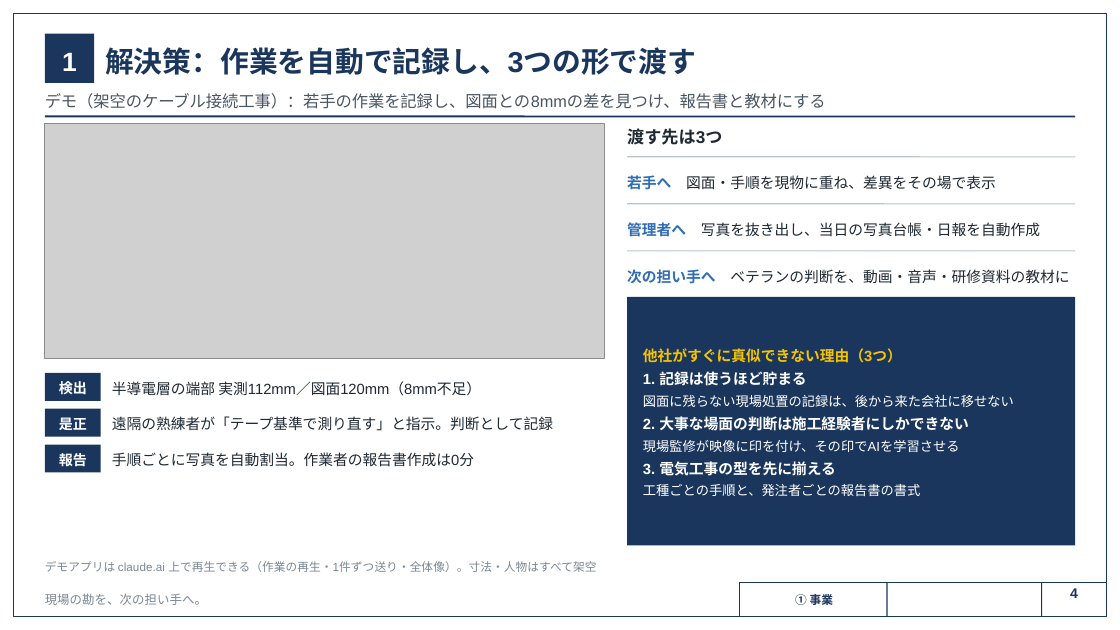
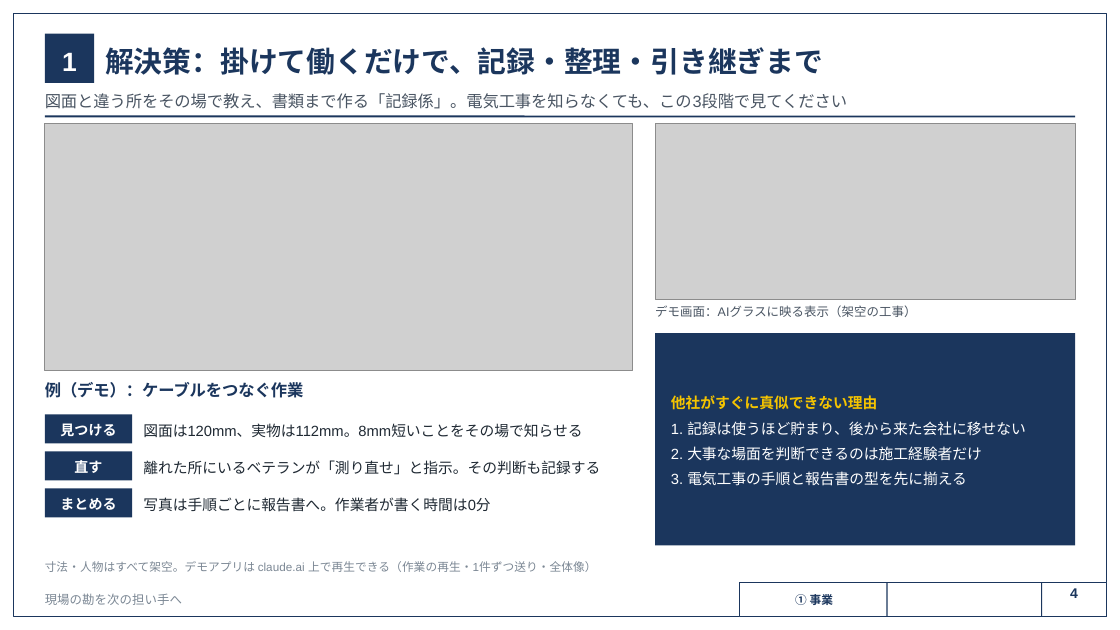
Before and after one commit to SEITOSHIKI/-ai-commute-audio-, a slide deck: slide 4 of deck/カンツギ_事業計画書_16枚版.pptx. Drawn at 1120x630 pixels with LibreOffice and Linux fonts; fonts in the diff are those of the drawing; grey boxes stand for pictures; background and template pictures are left out. Boxes give left, top, right and bottom in pixels: in the first picture for what was removed or moved away, otherwise in the second. Text is boxed around its words. In the diff, an @@ line names an element or a change of style, - is before the commit and + after.

```diff
--- a/deck/カンツギ_事業計画書_16枚版.pptx
+++ b/deck/カンツギ_事業計画書_16枚版.pptx
@@ text at [105, 47, 823, 75]: text changed @@
-解決策：作業を自動で記録し、3つの形で渡す
+解決策：掛けて働くだけで、記録・整理・引き継ぎまで
@@ text at [45, 93, 847, 109]: text changed @@
-デモ（架空のケーブル接続工事）：若手の作業を記録し、図面との8mmの差を見つけ、報告書と教材にする
+図面と違う所をその場で教え、書類まで作る「記録係」。電気工事を知らなくても、この3段階で見てください
@@ picture: place and size @@
-picture at [45, 123, 605, 358]
+picture at [45, 123, 633, 371]
@@ text removed at [627, 128, 722, 145] @@
-渡す先は3つ
@@ picture added at [655, 123, 1075, 299] @@
@@ line removed from (627, 157) to (1075, 157) @@
@@ line removed from (627, 204) to (1075, 204) @@
@@ text removed at [627, 222, 1040, 237] @@
-管理者へ 写真を抜き出し、当日の写真台帳・日報を自動作成
@@ line removed from (627, 251) to (1075, 251) @@
@@ text removed at [627, 269, 1069, 284] @@
-次の担い手へ ベテランの判断を、動画・音声・研修資料の教材に
@@ text at [655, 305, 916, 317]: text changed; size 9.5 to 8 pt; text colour #1F2933 to #4A5563 @@
-若手へ 図面・手順を現物に重ね、差異をその場で表示
+デモ画面：AIグラスに映る表示（架空の工事）
@@ text "デモ画面：AIグラスに映る表示（架空の工事）" at [655, 305, 916, 317]: vertical alignment middle to top @@
@@ rectangle: place and size @@
-rectangle at [627, 297, 1075, 545]
+rectangle at [655, 333, 1075, 545]
@@ text added at [45, 382, 304, 398], 10.5 pt, text #1B365D, bold @@
+例（デモ）：ケーブルをつなぐ作業
@@ text removed at [59, 381, 87, 394] @@
-検出
@@ text removed at [112, 381, 481, 396] @@
-半導電層の端部 実測112mm／図面120mm（8mm不足）
@@ rectangle: place and size @@
-rectangle at [45, 409, 101, 437]
+rectangle at [45, 414, 132, 444]
@@ text removed at [59, 417, 87, 430] @@
-是正
@@ text at [671, 395, 1026, 486]: text changed; size 8.5 to 9.5 pt @@
-他社がすぐに真似できない理由（3つ）
-1. 記録は使うほど貯まる
-図面に残らない現場処置の記録は、後から来た会社に移せない
-2. 大事な場面の判断は施工経験者にしかできない
-現場監修が映像に印を付け、その印でAIを学習させる
-3. 電気工事の型を先に揃える
-工種ごとの手順と、発注者ごとの報告書の書式
+他社がすぐに真似できない理由
+1. 記録は使うほど貯まり、後から来た会社に移せない
+2. 大事な場面を判断できるのは施工経験者だけ
+3. 電気工事の手順と報告書の型を先に揃える
@@ text added at [60, 423, 116, 436], 9 pt, text #FFFFFF, bold @@
+見つける
@@ text added at [143, 423, 582, 437], 9.5 pt, text #1F2933 @@
+図面は120mm、実物は112mm。8mm短いことをその場で知らせる
@@ rectangle: place and size @@
-rectangle at [45, 445, 101, 473]
+rectangle at [45, 451, 132, 480]
@@ text removed at [59, 451, 87, 469] @@
-報告
@@ text added at [74, 460, 102, 473], 9 pt, text #FFFFFF, bold @@
+直す
@@ text at [143, 460, 600, 475]: text changed @@
-遠隔の熟練者が「テープ基準で測り直す」と指示。判断として記録
+離れた所にいるベテランが「測り直せ」と指示。その判断も記録する
@@ rectangle: place and size @@
-rectangle at [45, 373, 101, 401]
+rectangle at [45, 488, 132, 517]
@@ text added at [60, 497, 116, 510], 9 pt, text #FFFFFF, bold @@
+まとめる
@@ text at [143, 497, 490, 512]: text changed @@
-手順ごとに写真を自動割当。作業者の報告書作成は0分
+写真は手順ごとに報告書へ。作業者が書く時間は0分
@@ text at [45, 561, 596, 572]: text changed @@
-デモアプリは claude.ai 上で再生できる（作業の再生・1件ずつ送り・全体像）。寸法・人物はすべて架空
+寸法・人物はすべて架空。デモアプリは claude.ai 上で再生できる（作業の再生・1件ずつ送り・全体像）
@@ text at [45, 593, 182, 605]: text changed @@
-現場の勘を、次の担い手へ。
+現場の勘を次の担い手へ
```
Also in this commit, not shown: 15 other slides changed, 20 other files.
